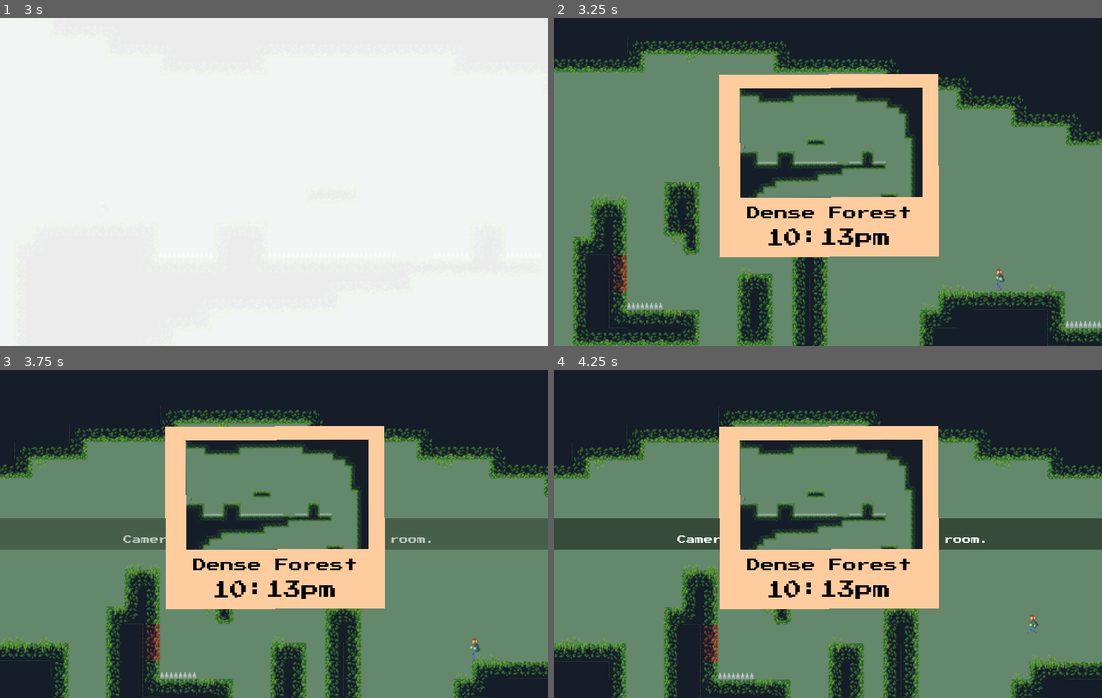
Above: before the commit, frames 1-4 (two rows, left to right).
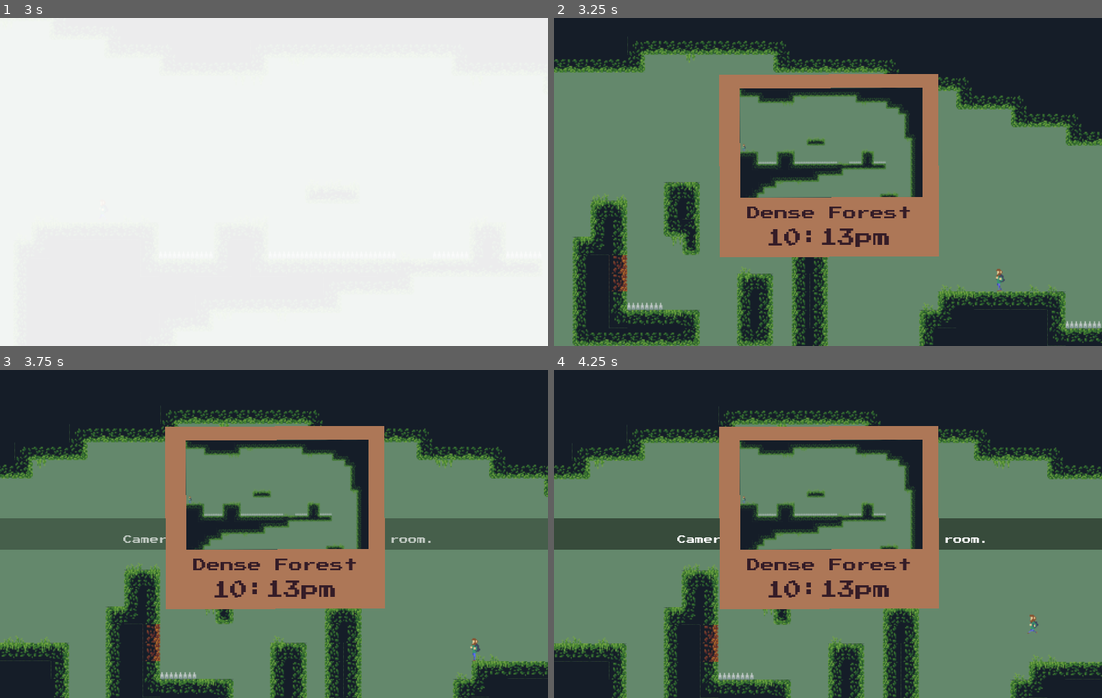
Above: after the commit, the same moments.

Repository: UHSGDC/Photographers-Hike
Game: Godot game, scene res://Game.tscn
Two runs of this game, one before a commit and one after it. Both use one fixed random seed, a clock stepped at 60 frames per second and the inputs below. The engine's default icon, where the game draws it, is replaced by a stand-in: a white triangle on a blue panel in a dark square.
Inputs (mouse positions are in pixels of both pictures, inside the frame that each line leads up to):
- Up to frame 1 (3 s): click "Play" at 0.5 s; tap Enter at 1.25 s; move the mouse to (394, 165) at 1.27 s; hold Ctrl (interact) 1.28-2.03 s; hold Right (menu_right) 1.28-2.78 s; click (394, 165) at 1.42 s; tap Space (jump) at 1.52, 2.27 s; move the mouse to (164, 198) at 2.02 s; click (164, 198) at 2.1 s; move the mouse to (328, 109) at 2.77 s; hold A (left) from 2.78 s (still down); tap C (take_picture) at 2.85 s
- Up to frame 2 (3.25 s): keep holding A (left)
- Up to frame 3 (3.75 s): move the mouse to (246, 599) at 3.52 s; release A (left) at 3.53 s; hold Right (menu_right) from 3.53 s (still down); tap Ctrl (interact) at 3.6 s; click (246, 599) at 3.67 s
- Up to frame 4 (4.25 s): keep holding Right (menu_right); tap Space (jump) at 3.77 s

Frame 1 is identical in both runs. In frame 2, 11% of the frame differs, in the area x 30-71%, y 17-73%; in frame 3, 11%; in frame 4, 11%.

Commit message:
Ui Theme and revamp

Diff:
--- /dev/null
+++ b/PhotographersHike/Assets/Theme/DefaultFont24.tres
@@ -0,0 +1,7 @@
+[gd_resource type="DynamicFont" load_steps=2 format=2]
+
+[ext_resource path="res://Assets/Theme/PressStart2P-Regular.ttf" type="DynamicFontData" id=1]
+
+[resource]
+size = 24
+font_data = ExtResource( 1 )
--- /dev/null
+++ b/PhotographersHike/Assets/Theme/DefaultFont32.tres
@@ -0,0 +1,7 @@
+[gd_resource type="DynamicFont" load_steps=2 format=2]
+
+[ext_resource path="res://Assets/Theme/PressStart2P-Regular.ttf" type="DynamicFontData" id=1]
+
+[resource]
+size = 32
+font_data = ExtResource( 1 )
--- /dev/null
+++ b/PhotographersHike/Assets/Theme/DefaultFont6.tres
@@ -0,0 +1,7 @@
+[gd_resource type="DynamicFont" load_steps=2 format=2]
+
+[ext_resource path="res://Assets/Theme/PressStart2P-Regular.ttf" type="DynamicFontData" id=1]
+
+[resource]
+size = 6
+font_data = ExtResource( 1 )
--- a/PhotographersHike/Assets/Theme/GameTheme.tres
+++ /dev/null
@@ -1,15 +0,0 @@
-[gd_resource type="Theme" load_steps=3 format=2]
-
-[ext_resource path="res://Assets/Theme/PressStart2P-Regular.ttf" type="DynamicFontData" id=1]
-
-[sub_resource type="DynamicFont" id=1]
-font_data = ExtResource( 1 )
-
-[resource]
-Button/constants/hseparation = 0
-Button/fonts/font = SubResource( 1 )
-Button/styles/disabled = null
-Button/styles/focus = null
-Button/styles/hover = null
-Button/styles/normal = null
-Button/styles/pressed = null
--- /dev/null
+++ b/PhotographersHike/Assets/Theme/UITheme.tres
@@ -0,0 +1,148 @@
+[gd_resource type="Theme" load_steps=16 format=2]
+
+[ext_resource path="res://Assets/Theme/DefaultFont8.tres" type="DynamicFont" id=1]
+[ext_resource path="res://Assets/Theme/DefaultFont16.tres" type="DynamicFont" id=2]
+[ext_resource path="res://Assets/Theme/DefaultFont6.tres" type="DynamicFont" id=3]
+
+[sub_resource type="StyleBoxEmpty" id=24]
+
+[sub_resource type="StyleBoxFlat" id=22]
+bg_color = Color( 0.478431, 0.282353, 0.254902, 1 )
+corner_radius_top_left = 2
+corner_radius_top_right = 2
+corner_radius_bottom_right = 2
+corner_radius_bottom_left = 2
+corner_detail = 1
+expand_margin_left = 3.0
+expand_margin_right = 3.0
+expand_margin_top = 2.0
+anti_aliasing = false
+
+[sub_resource type="StyleBoxFlat" id=20]
+bg_color = Color( 0.678431, 0.466667, 0.341176, 1 )
+corner_radius_top_left = 2
+corner_radius_top_right = 2
+corner_radius_bottom_right = 2
+corner_radius_bottom_left = 2
+corner_detail = 1
+expand_margin_left = 3.0
+expand_margin_right = 3.0
+expand_margin_top = 2.0
+anti_aliasing = false
+
+[sub_resource type="StyleBoxFlat" id=25]
+bg_color = Color( 0.376471, 0.172549, 0.172549, 1 )
+corner_radius_top_left = 2
+corner_radius_top_right = 2
+corner_radius_bottom_right = 2
+corner_radius_bottom_left = 2
+corner_detail = 1
+expand_margin_left = 3.0
+expand_margin_right = 3.0
+expand_margin_top = 2.0
+anti_aliasing = false
+
+[sub_resource type="StyleBoxFlat" id=26]
+bg_color = Color( 0.203922, 0.109804, 0.152941, 1 )
+
+[sub_resource type="StyleBoxFlat" id=13]
+bg_color = Color( 0.301961, 0.168627, 0.196078, 1 )
+
+[sub_resource type="StyleBoxFlat" id=27]
+bg_color = Color( 0.301961, 0.168627, 0.196078, 1 )
+
+[sub_resource type="StyleBoxFlat" id=8]
+bg_color = Color( 0.301961, 0.168627, 0.196078, 1 )
+border_width_left = 2
+border_width_top = 2
+border_width_right = 2
+border_width_bottom = 2
+border_color = Color( 0, 0, 0, 0 )
+corner_radius_top_left = 4
+corner_radius_top_right = 4
+corner_radius_bottom_right = 4
+corner_radius_bottom_left = 4
+corner_detail = 1
+anti_aliasing = false
+
+[sub_resource type="StyleBoxFlat" id=11]
+bg_color = Color( 0.678431, 0.466667, 0.341176, 1 )
+border_width_left = 2
+border_width_top = 2
+border_width_right = 2
+border_width_bottom = 2
+border_color = Color( 0, 0, 0, 0 )
+corner_radius_top_left = 4
+corner_radius_top_right = 4
+corner_radius_bottom_right = 4
+corner_radius_bottom_left = 4
+corner_detail = 1
+anti_aliasing = false
+
+[sub_resource type="StyleBoxFlat" id=12]
+bg_color = Color( 0.478431, 0.282353, 0.254902, 1 )
+border_width_left = 3
+border_width_top = 2
+border_width_right = 3
+border_width_bottom = 2
+border_color = Color( 0, 0, 0, 0 )
+corner_radius_top_left = 4
+corner_radius_top_right = 4
+corner_radius_bottom_right = 4
+corner_radius_bottom_left = 4
+corner_detail = 1
+anti_aliasing = false
+
+[sub_resource type="StyleBoxFlat" id=10]
+content_margin_left = 7.0
+content_margin_right = 7.0
+bg_color = Color( 0.203922, 0.109804, 0.152941, 1 )
+border_color = Color( 0.203922, 0.109804, 0.152941, 1 )
+anti_aliasing = false
+
+[sub_resource type="StyleBoxFlat" id=15]
+bg_color = Color( 0.301961, 0.168627, 0.196078, 1 )
+border_width_left = 2
+border_width_top = 20
+border_width_right = 2
+border_width_bottom = 2
+border_color = Color( 0.376471, 0.172549, 0.172549, 1 )
+corner_radius_top_left = 4
+corner_radius_top_right = 4
+corner_radius_bottom_right = 4
+corner_radius_bottom_left = 4
+expand_margin_top = 20.0
+anti_aliasing = false
+
+[resource]
+default_font = ExtResource( 1 )
+Button/colors/font_color = Color( 0.203922, 0.109804, 0.152941, 1 )
+Button/colors/font_color_focus = Color( 0.203922, 0.109804, 0.152941, 1 )
+Button/colors/font_color_hover = Color( 0.203922, 0.109804, 0.152941, 1 )
+Button/colors/font_color_pressed = Color( 0.203922, 0.109804, 0.152941, 1 )
+Button/constants/hseparation = 0
+Button/fonts/font = ExtResource( 1 )
+Button/styles/disabled = null
+Button/styles/focus = SubResource( 24 )
+Button/styles/hover = SubResource( 22 )
+Button/styles/normal = SubResource( 20 )
+Button/styles/pressed = SubResource( 25 )
+Fonts/fonts/large = ExtResource( 2 )
+Fonts/fonts/normal = ExtResource( 1 )
+Label/colors/font_color = Color( 0.203922, 0.109804, 0.152941, 1 )
+Label/fonts/font = ExtResource( 1 )
+LineEdit/colors/cursor_color = Color( 0.678431, 0.466667, 0.341176, 1 )
+LineEdit/colors/font_color = Color( 0.678431, 0.466667, 0.341176, 1 )
+LineEdit/colors/font_color_selected = Color( 0.203922, 0.109804, 0.152941, 1 )
+LineEdit/colors/selection_color = Color( 0.478431, 0.282353, 0.254902, 1 )
+LineEdit/fonts/font = ExtResource( 3 )
+LineEdit/styles/normal = SubResource( 26 )
+Panel/styles/panel = SubResource( 13 )
+PanelContainer/styles/panel = SubResource( 27 )
+VScrollBar/styles/grabber = SubResource( 8 )
+VScrollBar/styles/grabber_highlight = SubResource( 11 )
+VScrollBar/styles/grabber_pressed = SubResource( 12 )
+VScrollBar/styles/scroll = SubResource( 10 )
+VScrollBar/styles/scroll_focus = SubResource( 10 )
+WindowDialog/colors/title_color = Color( 0.203922, 0.109804, 0.152941, 1 )
+WindowDialog/styles/panel = SubResource( 15 )
--- a/PhotographersHike/Menus/AlbumMenu.tscn
+++ b/PhotographersHike/Menus/AlbumMenu.tscn
@@ -1,19 +1,14 @@
-[gd_scene load_steps=6 format=2]
+[gd_scene load_steps=5 format=2]
 
 [ext_resource path="res://Menus/AlbumMenu.gd" type="Script" id=1]
-[ext_resource path="res://Assets/Theme/PressStart2P-Regular.ttf" type="DynamicFontData" id=2]
+[ext_resource path="res://Assets/Theme/DefaultFont16.tres" type="DynamicFont" id=2]
+[ext_resource path="res://Assets/Theme/UITheme.tres" type="Theme" id=3]
 [ext_resource path="res://Menus/PickableAlbumPicture.tscn" type="PackedScene" id=4]
-
-[sub_resource type="DynamicFont" id=1]
-font_data = ExtResource( 2 )
-
-[sub_resource type="DynamicFont" id=2]
-size = 8
-font_data = ExtResource( 2 )
 
 [node name="AlbumMenu" type="Control"]
 anchor_right = 1.0
 anchor_bottom = 1.0
+theme = ExtResource( 3 )
 script = ExtResource( 1 )
 album_picture_scene = ExtResource( 4 )
 picture_container_path = NodePath("Album/ScrollContainer/PictureContainer")
@@ -21,14 +16,14 @@
 [node name="Background" type="ColorRect" parent="."]
 margin_right = 480.0
 margin_bottom = 288.0
-color = Color( 0.0862745, 0.662745, 0.529412, 1 )
+color = Color( 0.301961, 0.168627, 0.196078, 1 )
 
 [node name="Album" type="ColorRect" parent="."]
 margin_left = 24.0
 margin_top = 32.0
 margin_right = 456.0
 margin_bottom = 256.0
-color = Color( 0.0588235, 0.486275, 0.384314, 1 )
+color = Color( 0.478431, 0.282353, 0.254902, 1 )
 
 [node name="ScrollContainer" type="ScrollContainer" parent="Album"]
 anchor_left = 0.5
@@ -37,6 +32,7 @@
 margin_top = 8.0
 margin_right = 216.0
 margin_bottom = 224.0
+theme = ExtResource( 3 )
 scroll_horizontal_enabled = false
 
 [node name="PictureContainer" type="HFlowContainer" parent="Album/ScrollContainer"]
@@ -46,8 +42,7 @@
 [node name="AlbumTitle" type="Label" parent="."]
 margin_right = 88.0
 margin_bottom = 32.0
-custom_colors/font_color = Color( 0, 0, 0, 1 )
-custom_fonts/font = SubResource( 1 )
+custom_fonts/font = ExtResource( 2 )
 text = " Album"
 valign = 1
 
@@ -56,8 +51,7 @@
 anchor_right = 1.0
 margin_left = -216.0
 margin_bottom = 32.0
-custom_colors/font_color = Color( 0, 0, 0, 1 )
-custom_fonts/font = SubResource( 1 )
+custom_fonts/font = ExtResource( 2 )
 text = "0 Pictures "
 align = 2
 valign = 1
@@ -67,12 +61,6 @@
 margin_top = 262.0
 margin_right = 84.0
 margin_bottom = 282.0
-custom_colors/font_color_disabled = Color( 0, 0, 0, 1 )
-custom_colors/font_color_focus = Color( 0, 0, 0, 1 )
-custom_colors/font_color = Color( 0, 0, 0, 1 )
-custom_colors/font_color_hover = Color( 0, 0, 0, 1 )
-custom_colors/font_color_pressed = Color( 0, 0, 0, 1 )
-custom_fonts/font = SubResource( 2 )
 text = "Download"
 
 [node name="FileDialog" type="FileDialog" parent="."]
@@ -80,11 +68,12 @@
 anchor_top = 0.5
 anchor_right = 0.5
 anchor_bottom = 0.5
-margin_left = -157.0
-margin_top = -112.0
-margin_right = 158.0
-margin_bottom = 136.0
-window_title = "Open a Directory"
+margin_left = -172.0
+margin_top = -84.0
+margin_right = 172.0
+margin_bottom = 92.0
+theme = ExtResource( 3 )
+window_title = "Choose a Directory"
 resizable = true
 mode = 2
 access = 2
@@ -94,22 +83,21 @@
 anchor_top = 0.5
 anchor_right = 0.5
 anchor_bottom = 0.5
-margin_left = -77.0
+margin_left = -114.0
 margin_top = -29.0
-margin_right = 77.0
+margin_right = 114.0
 margin_bottom = 29.0
 grow_horizontal = 2
 window_title = "Download Status"
 
 [node name="ConfirmDownloadDialog" type="ConfirmationDialog" parent="."]
-visible = true
 anchor_left = 0.5
 anchor_top = 0.5
 anchor_right = 0.5
 anchor_bottom = 0.5
-margin_left = -100.0
+margin_left = -126.0
 margin_top = -35.0
-margin_right = 100.0
+margin_right = 126.0
 margin_bottom = 35.0
 dialog_text = "Download x Pictures at "
 dialog_autowrap = true
--- a/PhotographersHike/Menus/AlbumPicture.tscn
+++ b/PhotographersHike/Menus/AlbumPicture.tscn
@@ -1,22 +1,17 @@
 [gd_scene load_steps=6 format=2]
 
 [ext_resource path="res://icon.png" type="Texture" id=1]
-[ext_resource path="res://Assets/Theme/PressStart2P-Regular.ttf" type="DynamicFontData" id=2]
+[ext_resource path="res://Assets/Theme/UITheme.tres" type="Theme" id=2]
 [ext_resource path="res://Menus/AlbumPicture.gd" type="Script" id=3]
-
-[sub_resource type="DynamicFont" id=2]
-size = 7
-font_data = ExtResource( 2 )
-
-[sub_resource type="DynamicFont" id=1]
-size = 8
-font_data = ExtResource( 2 )
+[ext_resource path="res://Assets/Theme/DefaultFont6.tres" type="DynamicFont" id=4]
+[ext_resource path="res://Assets/Theme/DefaultFont8.tres" type="DynamicFont" id=5]
 
 [node name="AlbumPicture" type="ColorRect"]
 margin_right = 96.0
 margin_bottom = 80.0
 rect_min_size = Vector2( 96, 80 )
-color = Color( 1, 0.8, 0.619608, 1 )
+theme = ExtResource( 2 )
+color = Color( 0.678431, 0.466667, 0.341176, 1 )
 script = ExtResource( 3 )
 
 [node name="PictureTexture" type="TextureRect" parent="."]
@@ -45,8 +40,7 @@
 margin_top = -23.0
 margin_right = 46.0
 grow_horizontal = 2
-custom_colors/font_color = Color( 0, 0, 0, 1 )
-custom_fonts/font = SubResource( 2 )
+custom_fonts/font = ExtResource( 4 )
 text = "Sparse Forest"
 align = 1
 
@@ -58,7 +52,6 @@
 margin_left = -28.0
 margin_top = -13.0
 margin_right = 28.0
-custom_colors/font_color = Color( 0, 0, 0, 1 )
-custom_fonts/font = SubResource( 1 )
+custom_fonts/font = ExtResource( 5 )
 text = "10:15pm"
 align = 1
--- a/PhotographersHike/Menus/Settings/SettingsMenu.tscn
+++ b/PhotographersHike/Menus/Settings/SettingsMenu.tscn
@@ -6,10 +6,9 @@
 [ext_resource path="res://Menus/Settings/Volume_Value.gd" type="Script" id=4]
 [ext_resource path="res://Menus/Settings/PressKeyPopup.tscn" type="PackedScene" id=5]
 [ext_resource path="res://Misc/Warning.tscn" type="PackedScene" id=6]
-
-[sub_resource type="DynamicFont" id=1]
-size = 24
-font_data = ExtResource( 2 )
+[ext_resource path="res://Assets/Theme/UITheme.tres" type="Theme" id=7]
+[ext_resource path="res://Assets/Theme/DefaultFont12.tres" type="DynamicFont" id=8]
+[ext_resource path="res://Assets/Theme/DefaultFont24.tres" type="DynamicFont" id=9]
 
 [sub_resource type="DynamicFont" id=2]
 size = 12
@@ -29,40 +28,25 @@
 pause_mode = 2
 anchor_right = 1.0
 anchor_bottom = 1.0
+theme = ExtResource( 7 )
 script = ExtResource( 1 )
 
-[node name="Settings_Menu" type="ColorRect" parent="."]
+[node name="Settings_Menu" type="Panel" parent="."]
 anchor_right = 1.0
 anchor_bottom = 1.0
-color = Color( 0.0862745, 0.662745, 0.529412, 1 )
-
-[node name="Settings Title Window" type="MarginContainer" parent="Settings_Menu"]
-anchor_top = 0.18
-anchor_right = 0.982
-anchor_bottom = 0.975
-margin_top = -52.92
-margin_right = 7.76599
-margin_bottom = -232.65
-
-[node name="Settings Title" type="Label" parent="Settings_Menu/Settings Title Window"]
-modulate = Color( 0, 0, 0, 1 )
-margin_top = 12.0
-margin_right = 479.0
-margin_bottom = 36.0
-custom_fonts/font = SubResource( 1 )
+
+[node name="Settings Title" type="Label" parent="Settings_Menu"]
+anchor_left = 0.5
+anchor_right = 0.5
+margin_left = -239.0
+margin_right = 240.0
+margin_bottom = 33.0
+custom_fonts/font = ExtResource( 9 )
 text = "Settings"
 align = 1
-
-[node name="Settings Window" type="MarginContainer" parent="Settings_Menu"]
-anchor_top = 0.116
-anchor_right = 0.986
-anchor_bottom = 0.976
-margin_top = -0.104
-margin_right = 0.817963
-margin_bottom = 1.05597
+valign = 2
 
 [node name="Volume" type="Label" parent="Settings_Menu"]
-modulate = Color( 0, 0, 0, 1 )
 anchor_top = 0.204
 anchor_right = 0.977
 anchor_bottom = 0.248
@@ -71,7 +55,7 @@
 margin_right = 14.201
 margin_bottom = -16.912
 rect_pivot_offset = Vector2( 98, 7 )
-custom_fonts/font = SubResource( 2 )
+custom_fonts/font = ExtResource( 8 )
 text = "Volume: "
 
 [node name="Volume_Value" type="HSlider" parent="Settings_Menu"]
@@ -217,7 +201,7 @@
 scroll_horizontal_enabled = false
 
 [node name="VBoxContainer2" type="VBoxContainer" parent="Settings_Menu/Keybinds Scroller"]
-margin_right = 449.0
+margin_right = 447.0
 margin_bottom = 380.0
 size_flags_horizontal = 3
 
@@ -226,7 +210,7 @@
 anchor_right = 0.0
 anchor_bottom = 0.0
 margin_left = 0.0
-margin_right = 449.0
+margin_right = 447.0
 margin_bottom = 28.0
 input_name = "Jump"
 input_action_name = "jump"
@@ -239,7 +223,7 @@
 anchor_bottom = 0.0
 margin_left = 0.0
 margin_top = 32.0
-margin_right = 449.0
+margin_right = 447.0
 margin_bottom = 60.0
 input_name = "Left"
 input_action_name = "left"
@@ -252,7 +236,7 @@
 anchor_bottom = 0.0
 margin_left = 0.0
 margin_top = 64.0
-margin_right = 449.0
+margin_right = 447.0
 margin_bottom = 92.0
 input_name = "Right"
 input_action_name = "right"
@@ -265,7 +249,7 @@
 anchor_bottom = 0.0
 margin_left = 0.0
 margin_top = 96.0
-margin_right = 449.0
+margin_right = 447.0
 margin_bottom = 124.0
 input_name = "Interact"
 input_action_name = "interact"
@@ -278,7 +262,7 @@
 anchor_bottom = 0.0
 margin_left = 0.0
 margin_top = 128.0
-margin_right = 449.0
+margin_right = 447.0
 margin_bottom = 156.0
 input_name = "Pause"
 input_action_name = "pause"
@@ -291,7 +275,7 @@
 anchor_bottom = 0.0
 margin_left = 0.0
 margin_top = 160.0
-margin_right = 449.0
+margin_right = 447.0
 margin_bottom = 188.0
 input_name = "Take Picture"
 input_action_name = "take_picture"
@@ -304,7 +288,7 @@
 anchor_bottom = 0.0
 margin_left = 0.0
 margin_top = 192.0
-margin_right = 449.0
+margin_right = 447.0
 margin_bottom = 220.0
 input_name = "Pan Up"
 input_action_name = "menu_up"
@@ -317,7 +301,7 @@
 anchor_bottom = 0.0
 margin_left = 0.0
 margin_top = 224.0
-margin_right = 449.0
+margin_right = 447.0
 margin_bottom = 252.0
 input_name = "Pan Down"
 input_action_name = "menu_down"
@@ -330,7 +314,7 @@
 anchor_bottom = 0.0
 margin_left = 0.0
 margin_top = 256.0
-margin_right = 449.0
+margin_right = 447.0
 margin_bottom = 284.0
 input_name = "Pan Left"
 input_action_name = "menu_left"
@@ -343,7 +327,7 @@
 anchor_bottom = 0.0
 margin_left = 0.0
 margin_top = 288.0
-margin_right = 449.0
+margin_right = 447.0
 margin_bottom = 316.0
 input_name = "Pan Right"
 input_action_name = "menu_right"
@@ -356,7 +340,7 @@
 anchor_bottom = 0.0
 margin_left = 0.0
 margin_top = 320.0
-margin_right = 449.0
+margin_right = 447.0
 margin_bottom = 348.0
 input_name = "Confirm"
 input_action_name = "menu_confirm"
@@ -369,7 +353,7 @@
 anchor_bottom = 0.0
 margin_left = 0.0
 margin_top = 352.0
-margin_right = 449.0
+margin_right = 447.0
 margin_bottom = 380.0
 input_name = "Cancel"
 input_action_name = "menu_cancel"
@@ -390,9 +374,9 @@
 text = "Back"
 
 [node name="ResetBindsButton" type="Button" parent="Settings_Menu"]
-margin_left = 352.0
+margin_left = 345.0
 margin_top = 144.0
-margin_right = 467.0
+margin_right = 473.0
 margin_bottom = 164.0
 text = "Reset to Default"
 
Not shown: 1 places in PhotographersHike/Menus/Settings/SettingsMenu.tscn that only renumber resources
